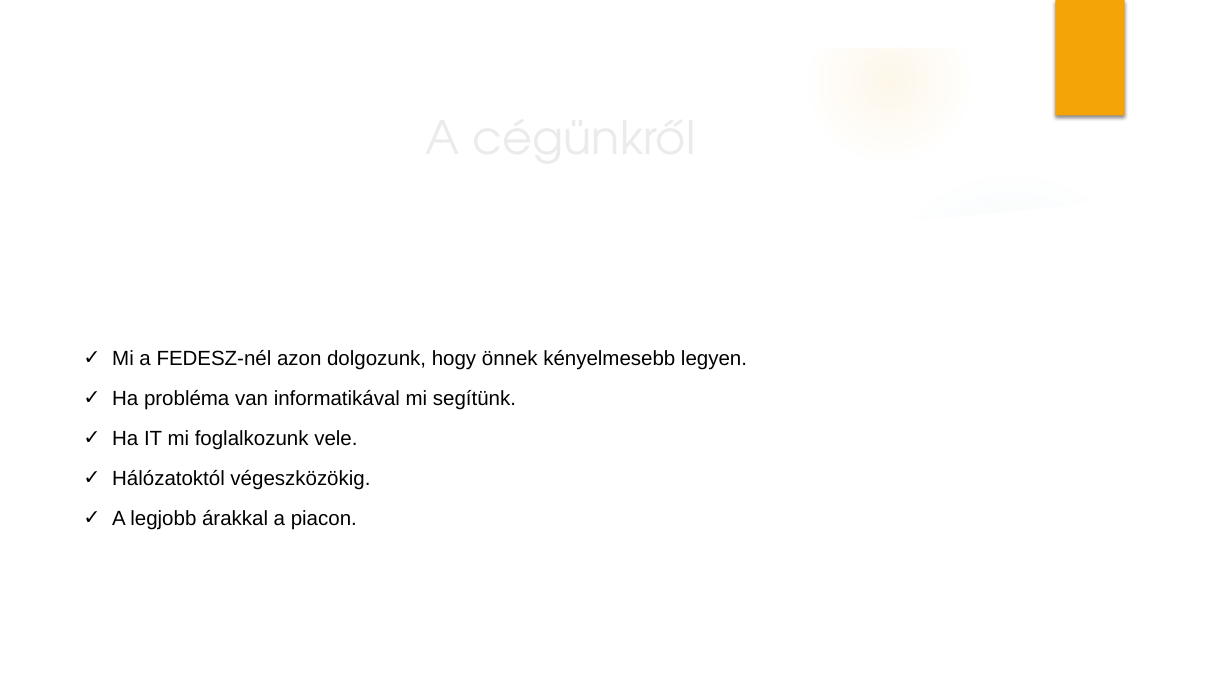
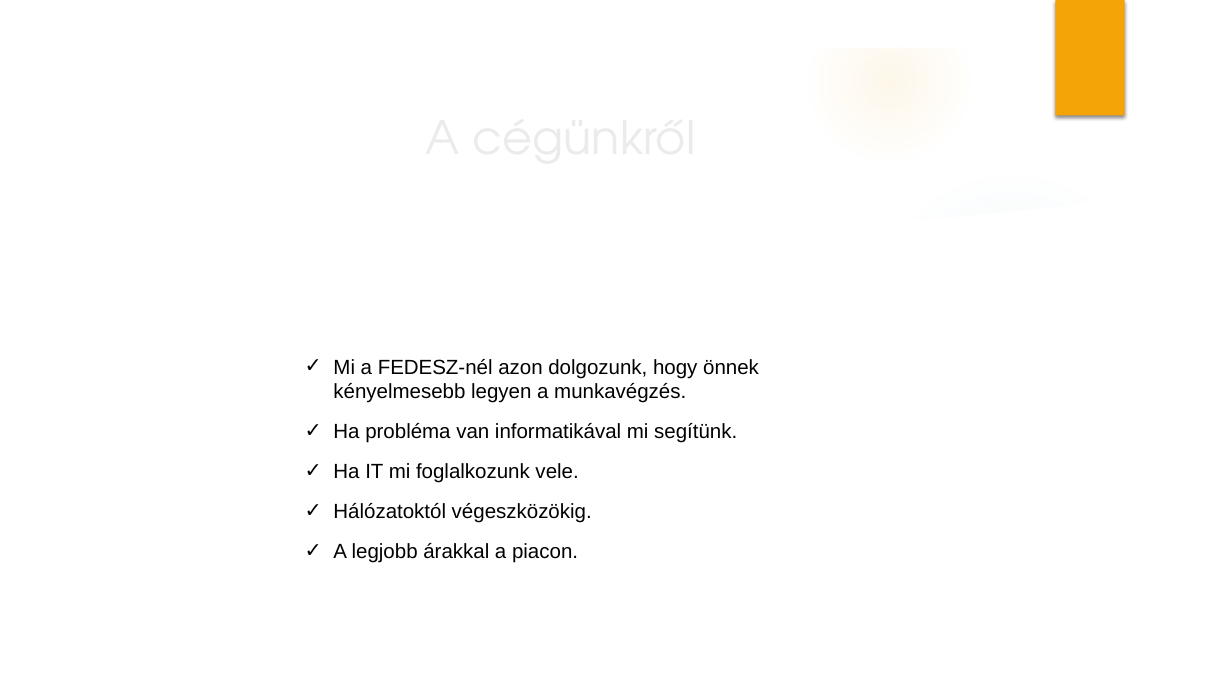
Before and after one commit to KPappBenjamin/Fedesz, a slide deck: slide 7 of Cégünk bemutatása.pptx. Drawn at 1232x693 pixels with LibreOffice and Linux fonts; fonts in the diff are those of the drawing; background and template pictures are left out. Boxes give left, top, right and bottom in pixels: in the first picture for what was removed or moved away, otherwise in the second. Text is boxed around its words. In the diff, an @@ line names an element or a change of style, - is before the commit and + after.

```diff
--- a/Cégünk bemutatása.pptx
+++ b/Cégünk bemutatása.pptx
@@ text "Mi a FEDESZ-nél azon dolgozunk, ...": place and size @@
-text "Mi a FEDESZ-nél azon dolgozunk, ..." at (112, 350, 747, 530)
+text "Mi a FEDESZ-nél azon dolgozunk, ..." at (333, 359, 759, 563)
@@ text at (333, 359, 759, 403): text changed @@
-✓ Mi a FEDESZ-nél azon dolgozunk, hogy önnek kényelmesebb legyen.
+✓ Mi a FEDESZ-nél azon dolgozunk, hogy önnek kényelmesebb legyen a munkavégzés.
```
Also in this commit, not shown: 2 other slides changed, 1 slide added.
